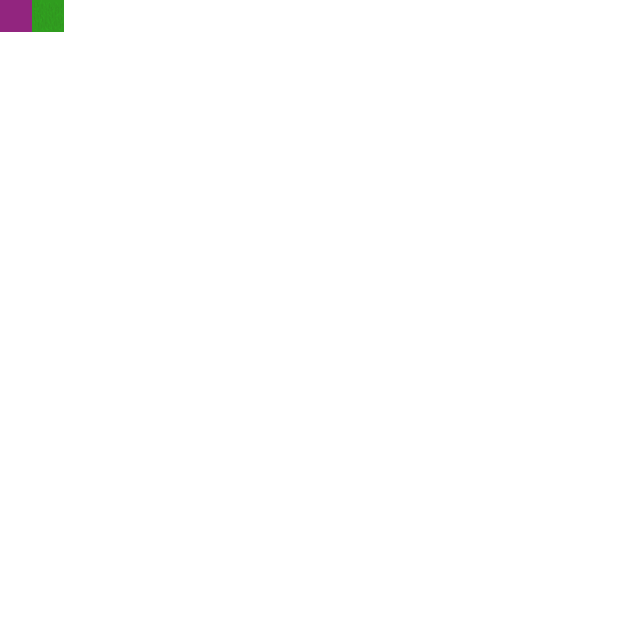
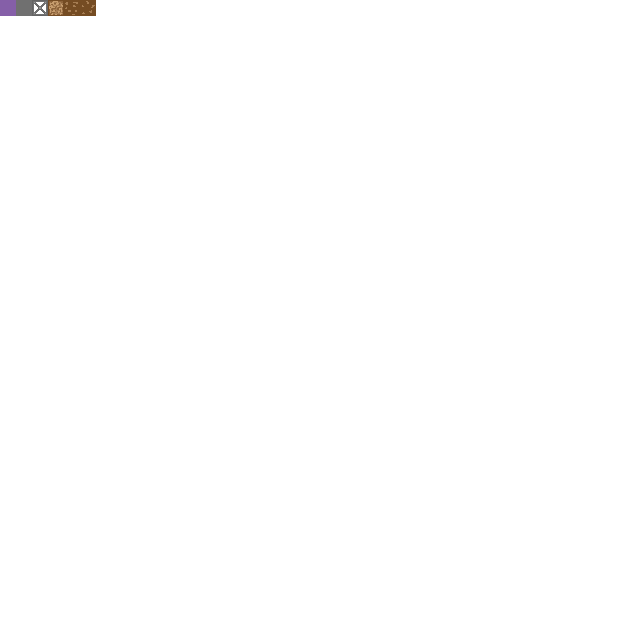
The second 640 × 640 image is a revision of the first. Changes to its layers:
added layer "Layer 6" above "Layer 5" over [80, 0, 96, 16]
added layer "Layer 5" above "Layer 4" over [64, 0, 80, 16]
added layer "Layer 4" above "Layer 3" over [48, 0, 64, 16]
added layer "Layer 3" above "Layer 2" over [32, 0, 48, 16]
painted on "Layer 2" over [16, 0, 64, 32]
painted on "Zero tile" over [0, 0, 32, 32]
